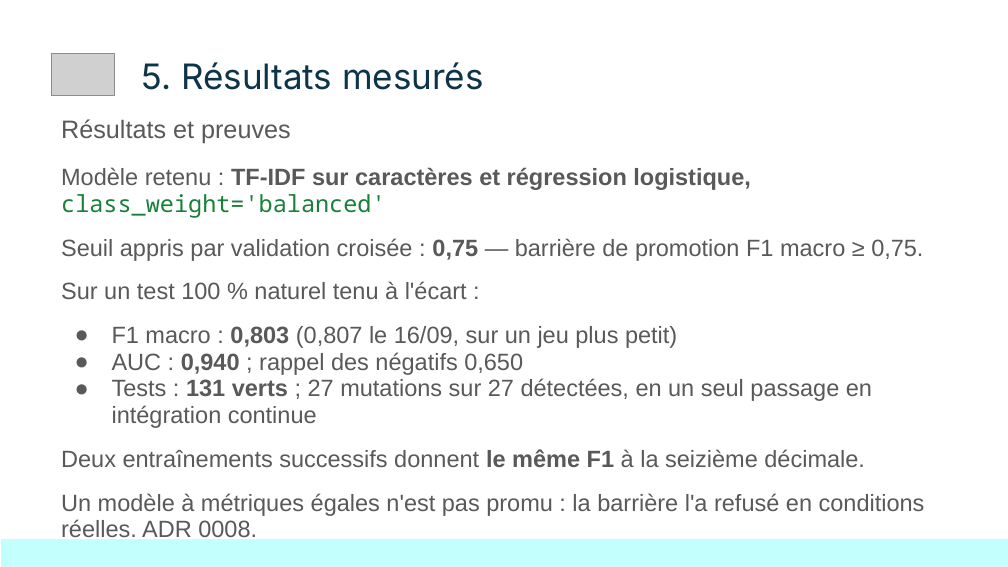
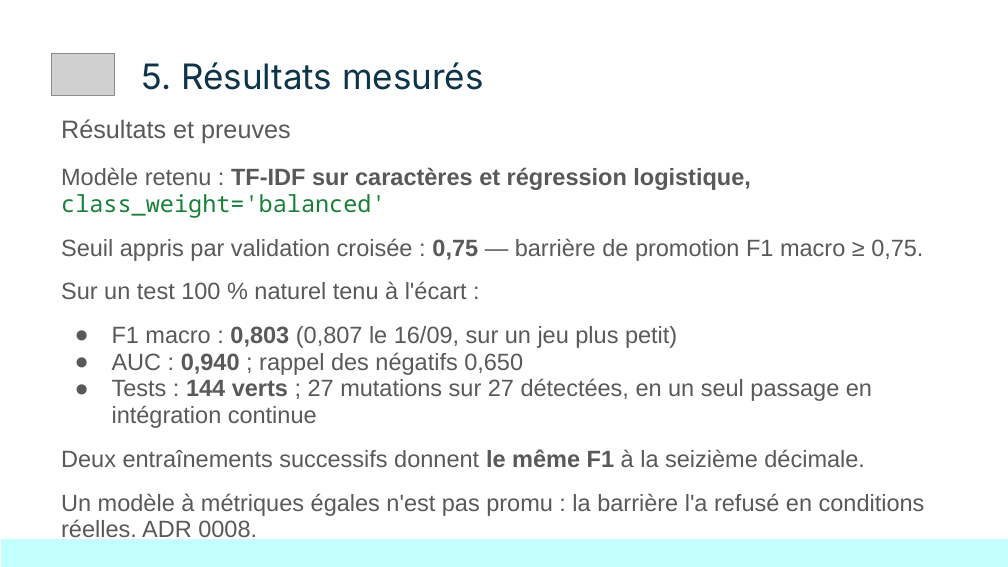
Before and after one commit to KinSushi/reviewpulse-pipeline, a slide deck: slide 7 of docs/presentation/ReviewPulse_DemoDay.pptx. Drawn at 1008x567 pixels with LibreOffice and Linux fonts; fonts in the diff are those of the drawing; grey boxes stand for pictures. Boxes give left, top, right and bottom in pixels: in the first picture for what was removed or moved away, otherwise in the second. Text is boxed around its words. In the diff, an @@ line names an element or a change of style, - is before the commit and + after.

Commit message:
144 tests, comme la CI : README, conformite, discours, minutage et support reconstruit
La batterie compte 144 tests verts en integration continue ; les documents tournes vers le jury en annoncaient encore 131. Le support du Demo Day est reconstruit sur le gabarit Jedha depuis sa specification (9 diapositives, 11 medias), l'ancien est en quarantaine. La carte des modules decrit le banc de comparaison des modeles et les portes d'un module reecrit.

```diff
--- a/docs/presentation/ReviewPulse_DemoDay.pptx
+++ b/docs/presentation/ReviewPulse_DemoDay.pptx
@@ text at bbox=[112, 378, 872, 428]: text changed @@
-● Tests : 131 verts ; 27 mutations sur 27 détectées, en un seul passage en intégration continue
+● Tests : 144 verts ; 27 mutations sur 27 détectées, en un seul passage en intégration continue
```
Also in this commit, not shown: 6 other files.
